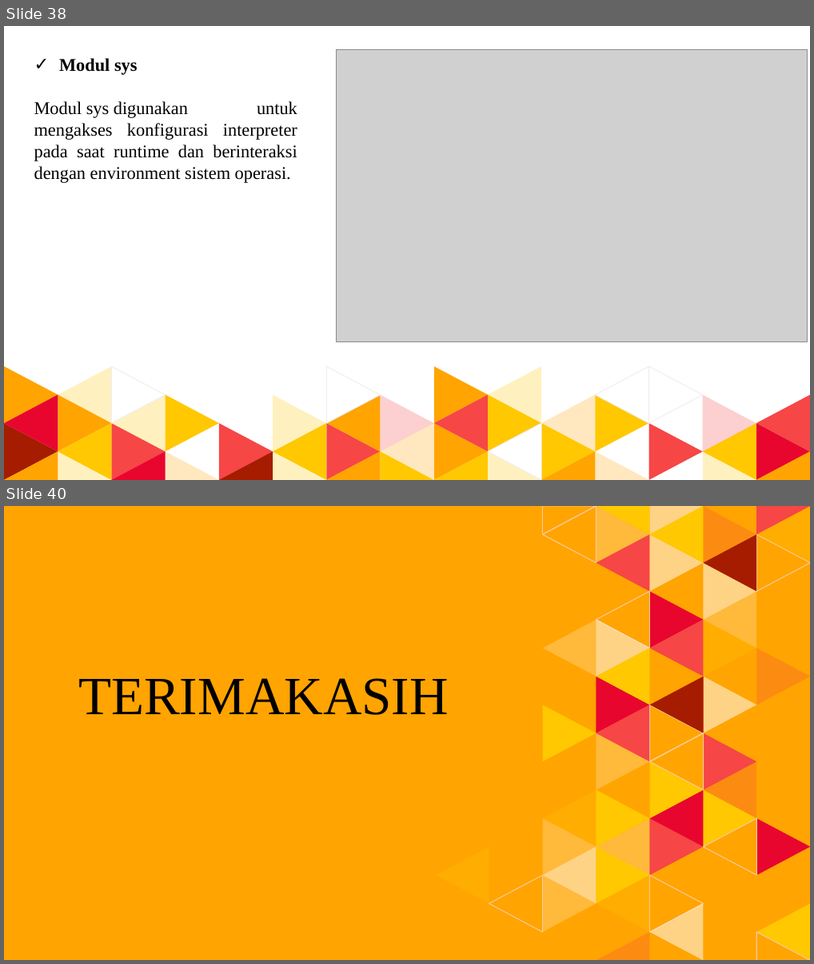
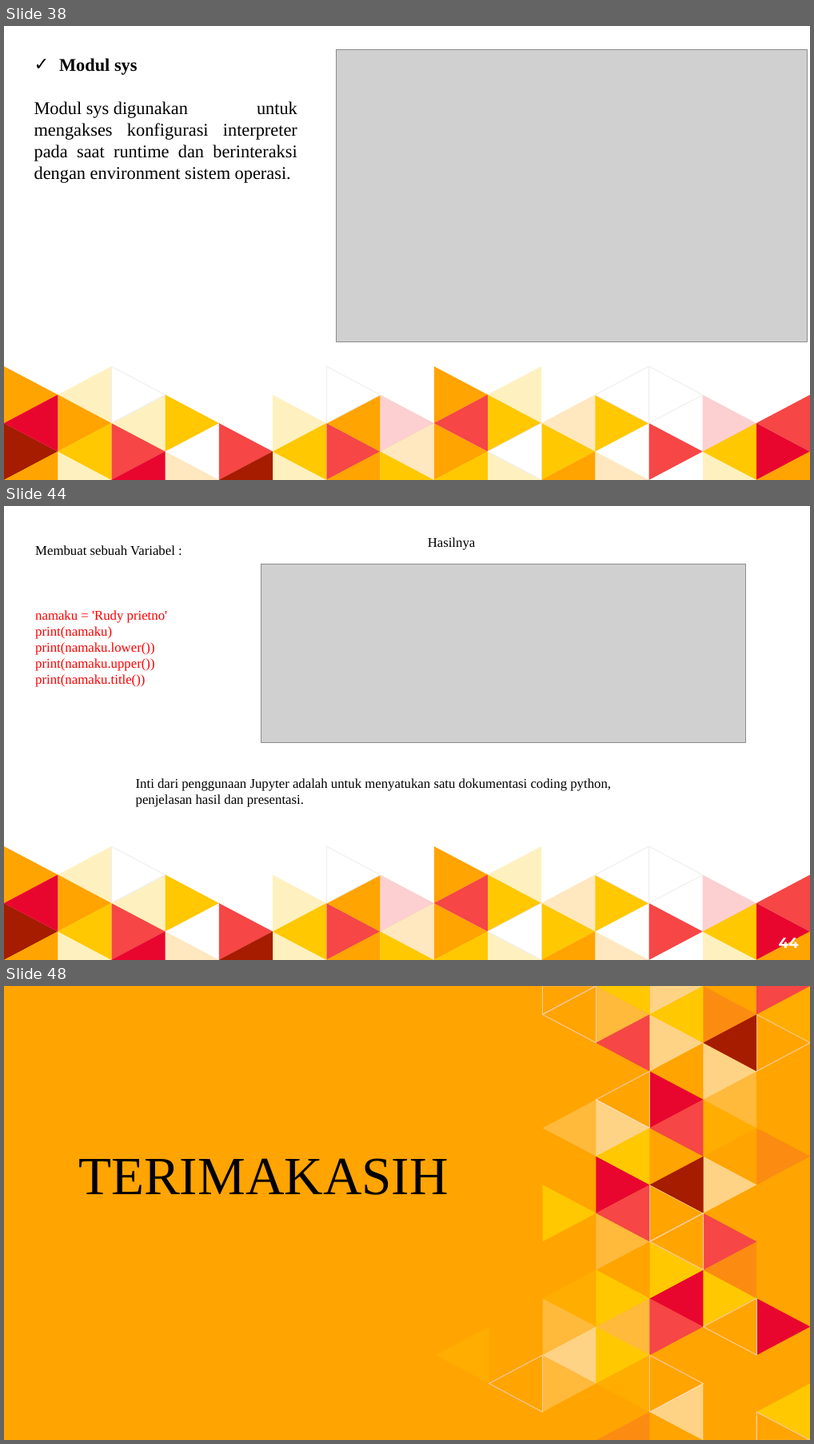
Before and after one commit to dimasaripratama/Pengantar-Deep-Learning, a slide deck: Tugas 1/DimasAriPratama_51415918_4IA17.pptx. Shown one above the other, each under a label of ours: slides 38 and 40 before the commit, slides 38, 44 and 48 after it; the slides between them are not shown. The pictures are 814x964 and 814x1444 pixels, drawn with LibreOffice and Linux fonts; fonts in the diff are those of the drawing; grey boxes stand for pictures. Boxes give left, top, right and bottom in pixels: in the first picture for what was removed or moved away, otherwise in the second. Text is boxed around its words. In the diff, an @@ line names an element or a change of style, - is before the commit and + after.

```diff
--- a/Tugas 1/DimasAriPratama_51415918_4IA17.pptx
+++ b/Tugas 1/DimasAriPratama_51415918_4IA17.pptx
@@ slide 44 added at (4,506,810,960), background #FFFFFF; not listed: 48 template elements that a slide beside it also shows @@
@@ text added at (35,545,175,687), 12 pt, text #FF0000 @@
+Membuat sebuah Variabel :
+namaku = 'Rudy prietno'
+print(namaku)
+print(namaku.lower())
+print(namaku.upper())
+print(namaku.title())
@@ text added at (428,537,476,550), 12 pt, text #000000 @@
+Hasilnya
@@ picture added at (262,564,746,742) @@
@@ text added at (136,778,611,807), 12 pt, text #000000 @@
+Inti dari penggunaan Jupyter adalah untuk menyatukan satu dokumentasi coding python, penjelasan hasil dan presentasi.
@@ page number added at (779,933,799,952), 13 pt, text #FFFFFF, bold @@
+44
@@ what was slide 40 is now slide 48 @@
```
Also in this commit, not shown: 1 slide changed, 7 other slides added.
